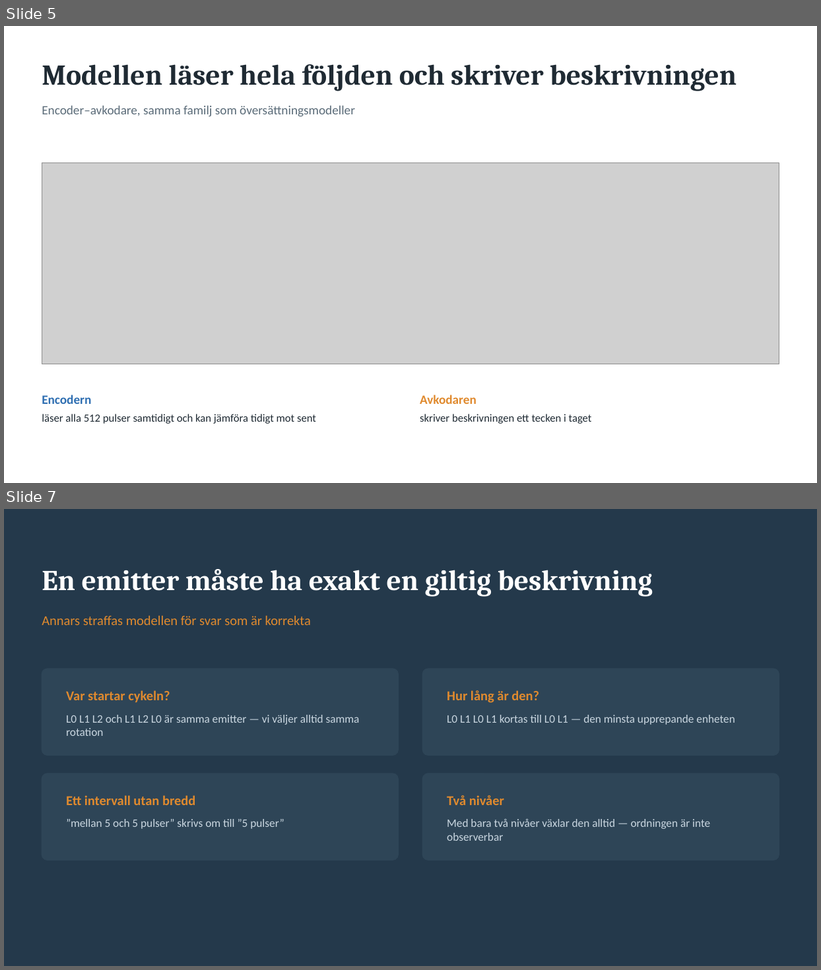
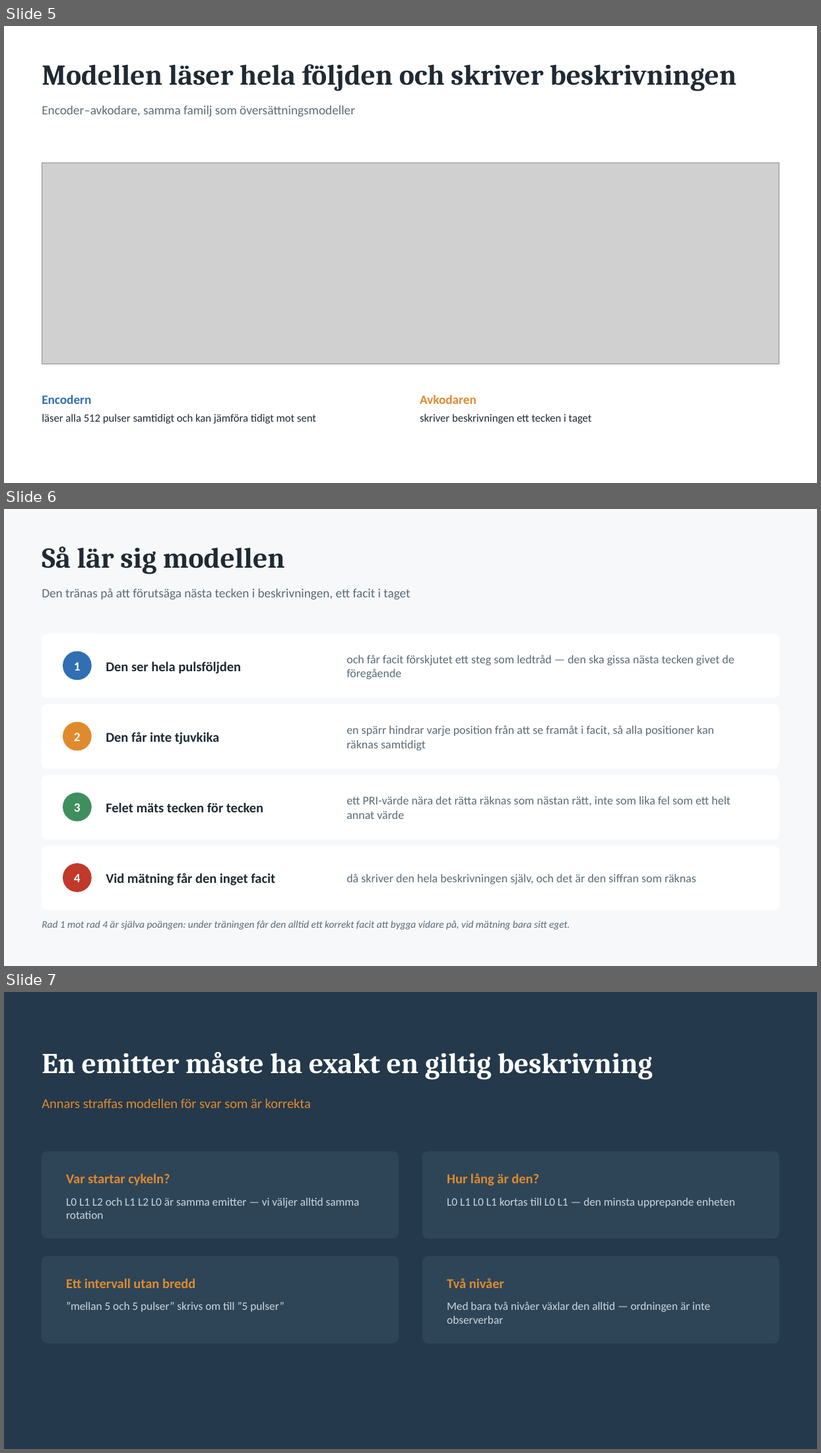
Before and after one commit to gullbrand89/swag_yolo, a slide deck: emitterbeskrivning.pptx. Shown one above the other, each under a label of ours: slides 5 and 7 before the commit, slides 5, 6 and 7 after it; the slides between them are not shown. The pictures are 821x970 and 821x1453 pixels, drawn with LibreOffice and Linux fonts; fonts in the diff are those of the drawing; grey boxes stand for pictures. Boxes give left, top, right and bottom in pixels: in the first picture for what was removed or moved away, otherwise in the second. Text is boxed around its words. In the diff, an @@ line names an element or a change of style, - is before the commit and + after.

```diff
--- a/emitterbeskrivning.pptx
+++ b/emitterbeskrivning.pptx
@@ slide 6 added at <box>4,509,817,966</box>, background #F7F8F9 @@
@@ text added at <box>42,547,285,574</box>, 34 pt, text #1F2A33, bold @@
+Så lär sig modellen
@@ text added at <box>42,588,410,600</box>, 15 pt, text #5A6B78 @@
+Den tränas på att förutsäga nästa tecken i beskrivningen, ett facit i taget
@@ rounded rectangle added at <box>42,634,780,698</box>, fill #FFFFFF, outline #FFFFFF 1 pt @@
@@ ellipse added at <box>63,652,91,680</box>, fill #2F6FB2, outline #2F6FB2 1 pt @@
@@ text added at <box>74,662,81,671</box>, 15 pt, text #FFFFFF, bold @@
+1
@@ text added at <box>106,661,241,674</box>, 16 pt, text #1F2A33, bold @@
+Den ser hela pulsföljden
@@ text added at <box>347,655,734,679</box>, 14 pt, text #5A6B78 @@
+och får facit förskjutet ett steg som ledtråd — den ska gissa nästa tecken givet de föregående
@@ rounded rectangle added at <box>42,705,780,769</box>, fill #FFFFFF, outline #FFFFFF 1 pt @@
@@ ellipse added at <box>63,722,91,751</box>, fill #E08A2E, outline #E08A2E 1 pt @@
@@ text added at <box>347,725,714,751</box>, 14 pt, text #5A6B78 @@
+en spärr hindrar varje position från att se framåt i facit, så alla positioner kan räknas samtidigt
@@ text added at <box>74,733,81,741</box>, 15 pt, text #FFFFFF, bold @@
+2
@@ text added at <box>106,732,219,745</box>, 16 pt, text #1F2A33, bold @@
+Den får inte tjuvkika
@@ rounded rectangle added at <box>42,776,780,840</box>, fill #FFFFFF, outline #FFFFFF 1 pt @@
@@ ellipse added at <box>63,793,91,821</box>, fill #3F8F5E, outline #3F8F5E 1 pt @@
@@ text added at <box>74,803,81,812</box>, 15 pt, text #FFFFFF, bold @@
+3
@@ text added at <box>106,803,263,813</box>, 16 pt, text #1F2A33, bold @@
+Felet mäts tecken för tecken
@@ text added at <box>347,796,731,819</box>, 14 pt, text #5A6B78 @@
+ett PRI-värde nära det rätta räknas som nästan rätt, inte som lika fel som ett helt annat värde
@@ rounded rectangle added at <box>42,846,780,910</box>, fill #FFFFFF, outline #FFFFFF 1 pt @@
@@ ellipse added at <box>63,864,91,892</box>, fill #C0392B, outline #C0392B 1 pt @@
@@ text added at <box>74,874,81,883</box>, 15 pt, text #FFFFFF, bold @@
+4
@@ text added at <box>106,873,275,886</box>, 16 pt, text #1F2A33, bold @@
+Vid mätning får den inget facit
@@ text added at <box>347,874,696,885</box>, 14 pt, text #5A6B78 @@
+då skriver den hela beskrivningen själv, och det är den siffran som räknas
@@ text added at <box>42,921,570,930</box>, 12 pt, text #5A6B78, italic @@
+Rad 1 mot rad 4 är själva poängen: under träningen får den alltid ett korrekt facit att bygga vidare på, vid mätning bara sitt eget.
```
Also in this commit, not shown: 1 slide changed, 1 slide removed, 14 other files.
